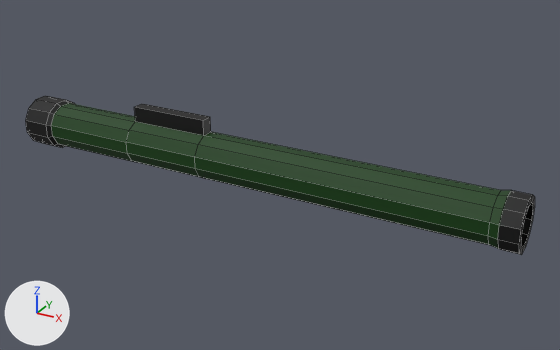
A saved change to the OBJ model scenes/entities/gear/weapons/m72/m72law.obj.
Before and after are seen from a camera (50 mm lens) standing at (0.458, -0.748, 0.367) and looking at (0.04, 0.011, -0.012). The lights are fixed; the arrows at lower left show +X, +Y and +Z. Mesh edges are drawn as thin lines. Where no turn or scale is listed for an object, it has been applied to the vertices.

The first picture shows 'm72law'.
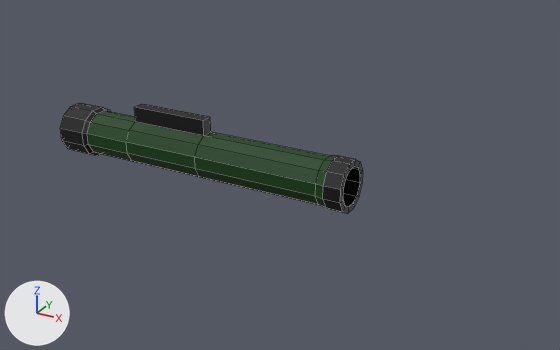
Changed parts and their boxes (x1, y1, x2, y2) in the pictures (560 x 350 px; the box of a moved part takes in the faces that stretch with it):
'm72law', reshaped (40% narrower, 30% shorter): before (26, 96, 535, 254); after (60, 103, 363, 214)
part 1 of me_m72law, moved or reshaped: before (311, 155, 535, 254); after (311, 155, 363, 214)
part 2 of me_m72law, moved or reshaped: before (26, 96, 135, 162); after (60, 103, 135, 162)

What the commit changed:
me_m72law has 124 vertices, 112 faces and spans x -0.335..0.337, y -0.033..0.032, z -0.034..0.048.
me_m72law is used by ob_m72law; location (0.0, 0.0, 0.0).
me_m72law part 1: all 48 vertices in x 0.305..0.337, y -0.031..0.031, z -0.032..0.03 are moved by (-0.197, 0.0, 0.0).
me_m72law part 2: all 48 vertices in x -0.335..-0.291, y -0.033..0.032, z -0.034..0.031 are moved by (0.064, 0.0, 0.0).
